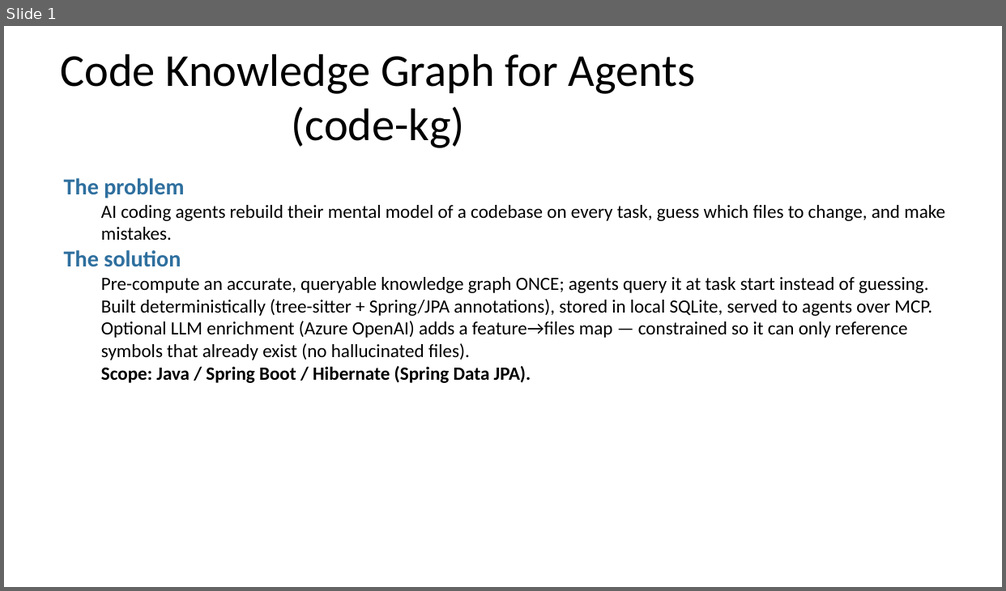
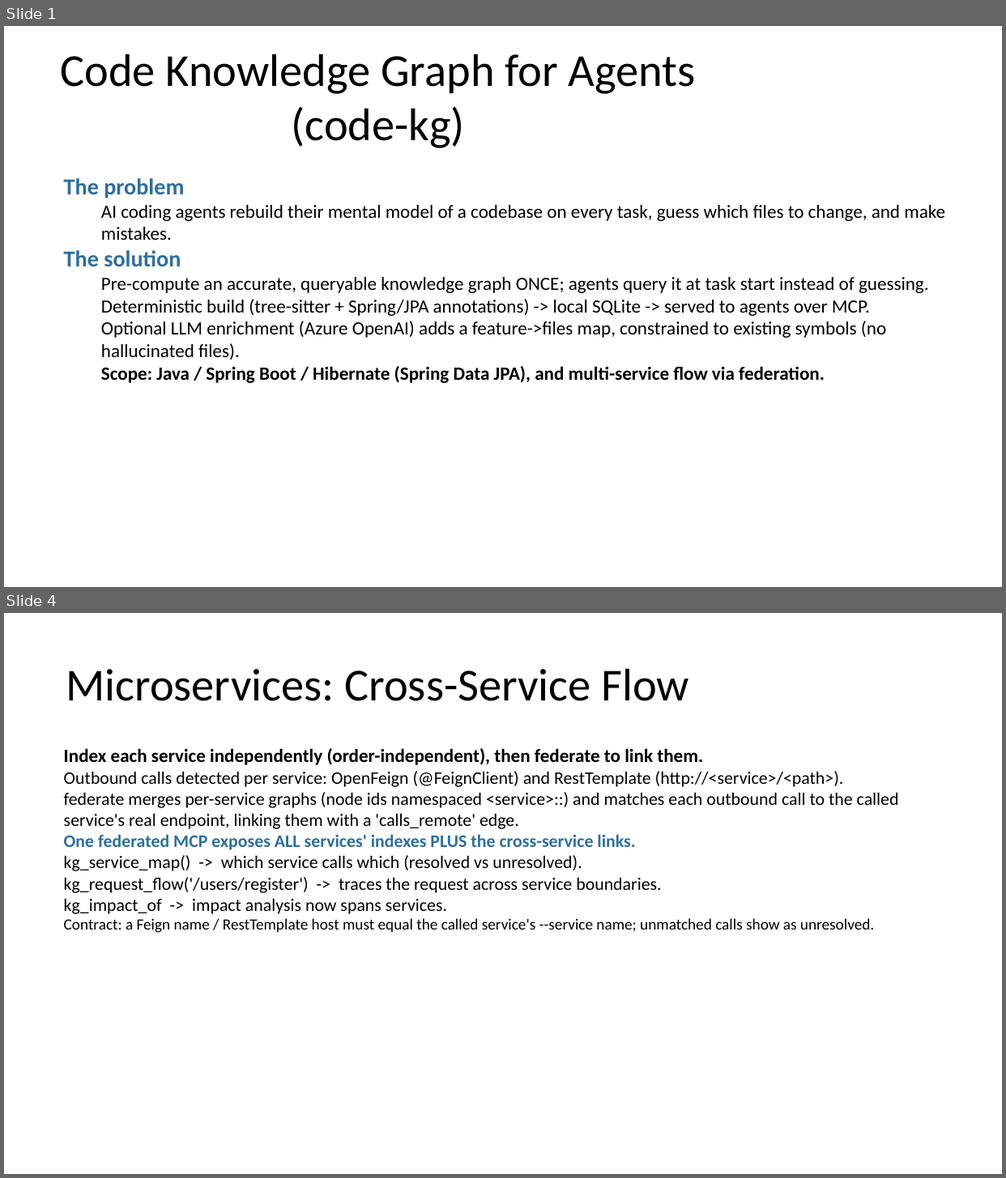
Before and after one commit to himanshu1792/code-knowledge-graph, a slide deck: docs/code-kg-overview.pptx. Shown one above the other, each under a label of ours: slide 1 before the commit, slides 1 and 4 after it; the slides between them are not shown. The pictures are 1006x591 and 1006x1178 pixels, drawn with LibreOffice and Linux fonts; fonts in the diff are those of the drawing. Boxes give left, top, right and bottom in pixels: in the first picture for what was removed or moved away, otherwise in the second. Text is boxed around its words. In the diff, an @@ line names an element or a change of style, - is before the commit and + after.

```diff
--- a/docs/code-kg-overview.pptx
+++ b/docs/code-kg-overview.pptx
@@ slide 4 added at (4, 613, 1002, 1174), background #FFFFFF @@
@@ title added at (66, 668, 690, 701), 44 pt, text #000000 @@
+Microservices: Cross-Service Flow
@@ text added at (64, 748, 899, 933), 17 pt, text #000000 @@
+Index each service independently (order-independent), then federate to link them.
+Outbound calls detected per service: OpenFeign (@FeignClient) and RestTemplate (http://<service>/<path>).
+federate merges per-service graphs (node ids namespaced <service>::) and matches each outbound call to the called service's real endpoint, linking them with a 'calls_remote' edge.
+One federated MCP exposes ALL services' indexes PLUS the cross-service links.
+kg_service_map() -> which service calls which (resolved vs unresolved).
+kg_request_flow('/users/register') -> traces the request across service boundaries.
+kg_impact_of -> impact analysis now spans services.
+Contract: a Feign name / RestTemplate host must equal the called service's --service name; unmatched calls show as unresolved.
@@ slide 1 changed as well @@
@@ text at (101, 299, 886, 383): text changed @@
-  Built deterministically (tree-sitter + Spring/JPA annotations), stored in local SQLite, served to agents over MCP.
-  Optional LLM enrichment (Azure OpenAI) adds a feature→files map — constrained so it can only reference symbols that already exist (no hallucinated files).
-  Scope: Java / Spring Boot / Hibernate (Spring Data JPA).
+  Deterministic build (tree-sitter + Spring/JPA annotations) -> local SQLite -> served to agents over MCP.
+  Optional LLM enrichment (Azure OpenAI) adds a feature->files map, constrained to existing symbols (no hallucinated files).
+  Scope: Java / Spring Boot / Hibernate (Spring Data JPA), and multi-service flow via federation.
```
Also in this commit, not shown: 2 other slides changed, 1 other file.
